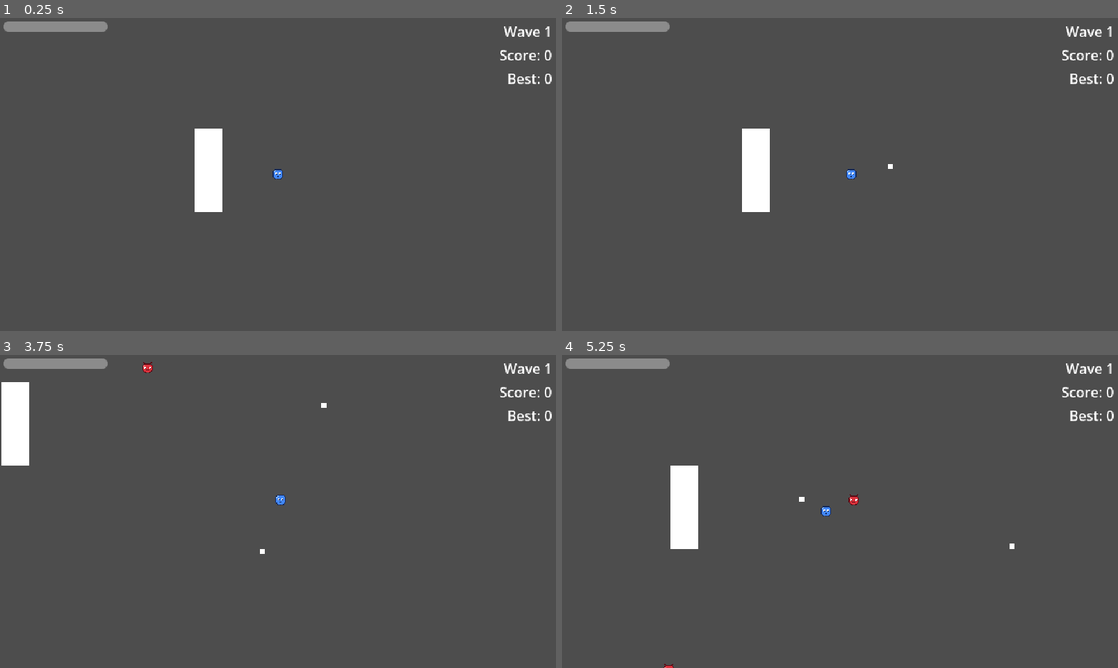
Above: before the commit, frames 1-4 (two rows, left to right).
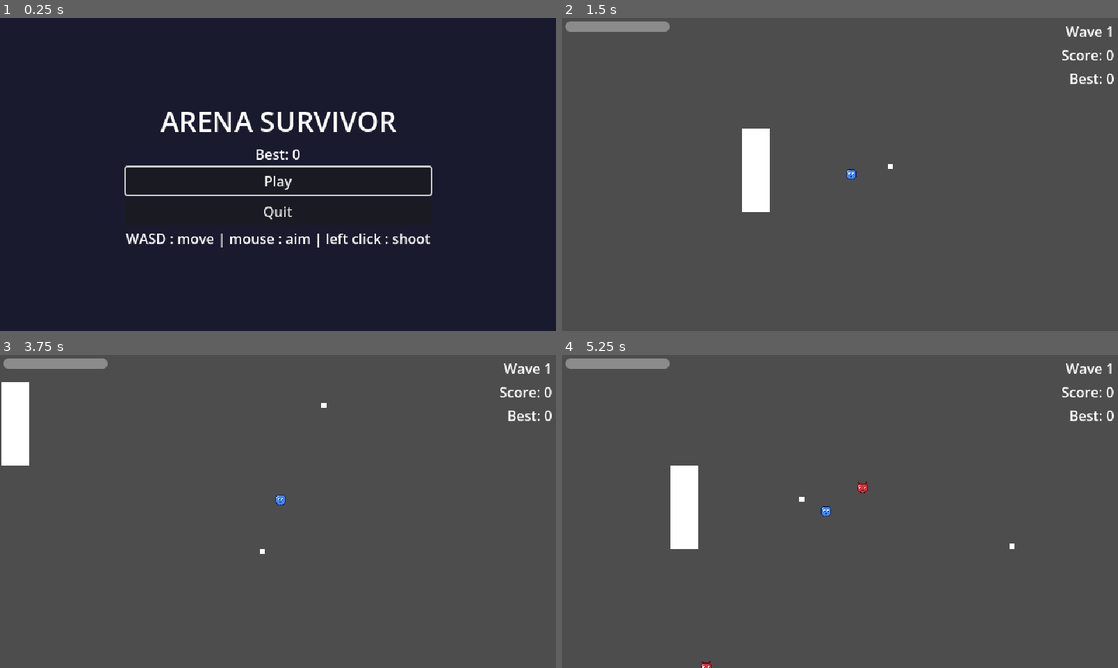
Above: after the commit, the same moments.

Repository: jonjud/survivor-arena
Game: Godot game, scene res://scenes/ui/main_menu.tscn
The game is run twice, just before and just after one commit, with the same random seed, the same clock (stepped at 60 frames per second) and the same inputs. Before the commit the project starts from res://scenes/main.tscn.
Inputs (mouse positions are in pixels of both pictures, inside the frame that each line leads up to):
- Up to frame 1 (0.25 s): no input
- Up to frame 2 (1.5 s): click (840, 180) at 0.5 s, where only the run after the commit has a clickable "Play"; tap Enter at 1.25 s; move the mouse to (962, 158) at 1.27 s; press the mouse at (962, 158) at 1.28 s; hold D (move_right) from 1.28 s (still down)
- Up to frame 3 (3.75 s): move the mouse to (166, 527) at 2.02 s; release D (move_right) at 2.03 s; release the mouse at (166, 527) at 2.03 s; hold S (move_down) 2.03-2.78 s; click (166, 527) at 2.1 s; move the mouse to (333, 442) at 2.77 s; press the mouse at (333, 442) at 2.78 s; hold D (move_right) 2.78-3.53 s; move the mouse to (250, 574) at 3.52 s; release the mouse at (250, 574) at 3.53 s; hold W (move_up) from 3.53 s (still down); click (250, 574) at 3.6 s
- Up to frame 4 (5.25 s): move the mouse to (1006, 558) at 4.27 s; release W (move_up) at 4.28 s; press the mouse at (1006, 558) at 4.28 s; hold A (move_left) from 4.28 s (still down); move the mouse to (673, 464) at 5.02 s; release the mouse at (673, 464) at 5.03 s; click (673, 464) at 5.1 s

The runs differ from the first frame. In frame 1, 100% of the frame differs, in the area x 0-100%, y 0-100%; in frame 2, nothing differs; in frame 3, less than 0.1%; in frame 4, 0.2%.

Commit message:
feat: add main menu scene

Diff:
--- a/project.godot
+++ b/project.godot
@@ -11,7 +11,7 @@
 [application]
 
 config/name="arena-survivor"
-run/main_scene="uid://doj1c0i357fbt"
+run/main_scene="uid://djc70mw7hobxl"
 config/features=PackedStringArray("4.7", "GL Compatibility")
 config/icon="res://icon.svg"
 
--- /dev/null
+++ b/scenes/ui/main_menu.tscn
@@ -0,0 +1,64 @@
+[gd_scene format=3 uid="uid://djc70mw7hobxl"]
+
+[ext_resource type="Script" uid="uid://bcrcljr4bindd" path="res://scripts/ui/main_menu.gd" id="1_sl1te"]
+[ext_resource type="PackedScene" uid="uid://doj1c0i357fbt" path="res://scenes/main.tscn" id="2_fe2o3"]
+
+[node name="MainMenu" type="Control" unique_id=691609409]
+layout_mode = 3
+anchors_preset = 15
+anchor_right = 1.0
+anchor_bottom = 1.0
+grow_horizontal = 2
+grow_vertical = 2
+script = ExtResource("1_sl1te")
+game_scene = ExtResource("2_fe2o3")
+
+[node name="ColorRect" type="ColorRect" parent="." unique_id=2102799871]
+layout_mode = 1
+anchors_preset = 15
+anchor_right = 1.0
+anchor_bottom = 1.0
+grow_horizontal = 2
+grow_vertical = 2
+mouse_filter = 2
+color = Color(0.101960786, 0.101960786, 0.18039216, 1)
+
+[node name="VBoxContainer" type="VBoxContainer" parent="." unique_id=804815107]
+layout_mode = 1
+anchors_preset = 8
+anchor_left = 0.5
+anchor_top = 0.5
+anchor_right = 0.5
+anchor_bottom = 0.5
+offset_left = -20.0
+offset_top = -20.0
+offset_right = 20.0
+offset_bottom = 20.0
+grow_horizontal = 2
+grow_vertical = 2
+alignment = 1
+
+[node name="TitleLabel" type="Label" parent="VBoxContainer" unique_id=1269199976]
+layout_mode = 2
+theme_override_font_sizes/font_size = 32
+text = "ARENA SURVIVOR"
+horizontal_alignment = 1
+
+[node name="BestLabel" type="Label" parent="VBoxContainer" unique_id=720136351]
+layout_mode = 2
+text = "Best : 0"
+horizontal_alignment = 1
+
+[node name="PlayButton" type="Button" parent="VBoxContainer" unique_id=301535038]
+layout_mode = 2
+text = "Play"
+
+[node name="QuitButton" type="Button" parent="VBoxContainer" unique_id=1701345018]
+layout_mode = 2
+text = "Quit
+"
+
+[node name="HintLabel" type="Label" parent="VBoxContainer" unique_id=943847355]
+layout_mode = 2
+text = "WASD : move | mouse : aim | left click : shoot"
+horizontal_alignment = 1
--- /dev/null
+++ b/scripts/ui/main_menu.gd
@@ -0,0 +1,25 @@
+class_name MainMenu
+extends Control
+## หน้าเมนูหลัก แสดงสถิติ และเริ่มเกม
+
+@export var game_scene: PackedScene  # ลาก main.tscn ใส่ใน Inspector
+
+@onready var _best_label: Label = $VBoxContainer/BestLabel
+@onready var _play_button: Button = $VBoxContainer/PlayButton
+@onready var _quit_button: Button = $VBoxContainer/QuitButton
+
+
+func _ready() -> void:
+	_best_label.text = "Best: %d" % int(SaveSystem.get_value("high_score", 0))
+	_play_button.pressed.connect(_on_play_pressed)
+	_quit_button.pressed.connect(get_tree().quit)
+	# Web ปิดเกมเองไม่ได้ ซ่อนปุ่ม Quit
+	_quit_button.visible = not OS.has_feature("web")
+	_play_button.grab_focus()  # ให้กด Enter / Space เริ่มเกมได้เลย
+
+
+func _on_play_pressed() -> void:
+	if game_scene == null:
+		push_warning("MainMenu: ยังไม่ได้ตั้ง Game Scene")
+		return
+	get_tree().change_scene_to_packed(game_scene)
Not shown, added: scripts/ui/main_menu.gd.uid
